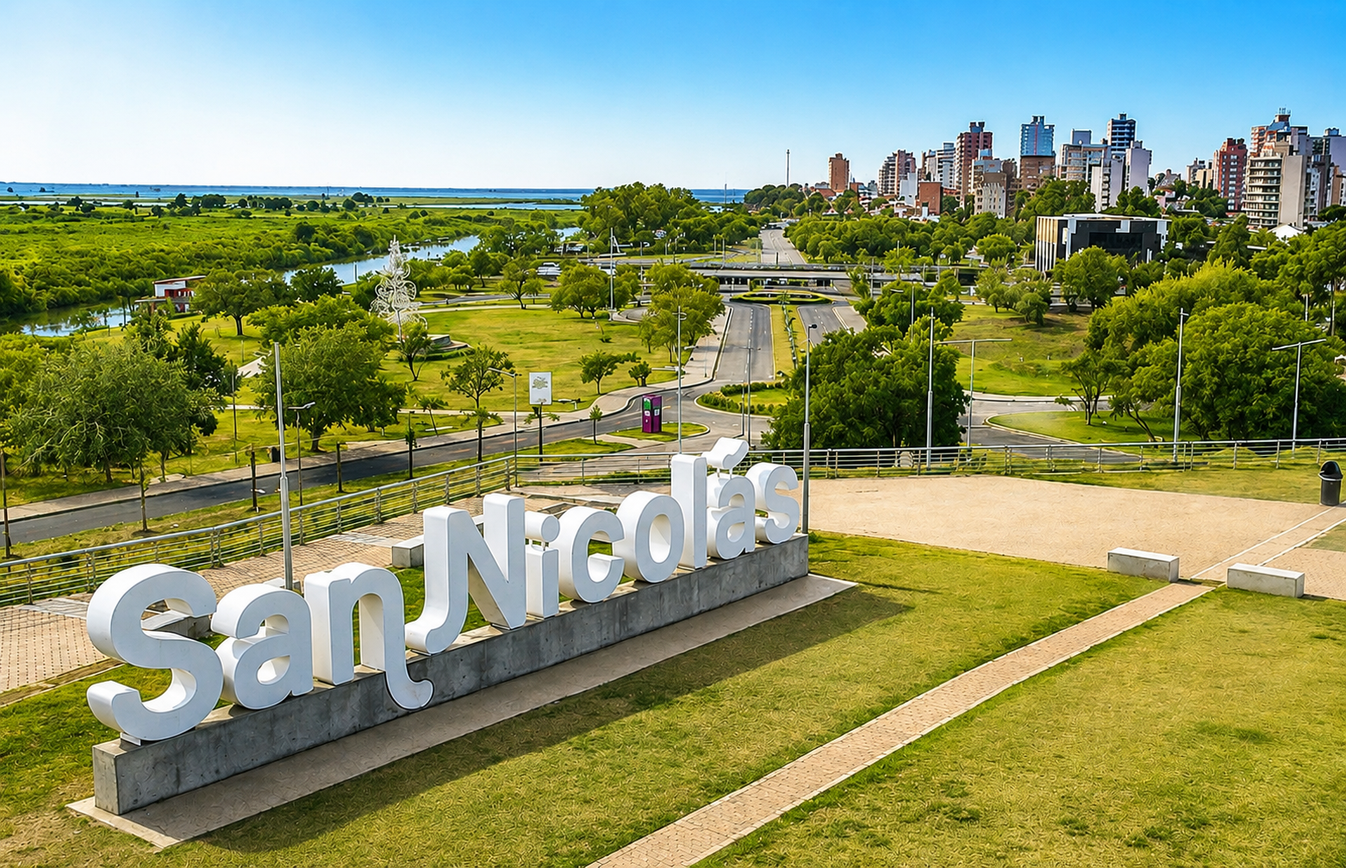
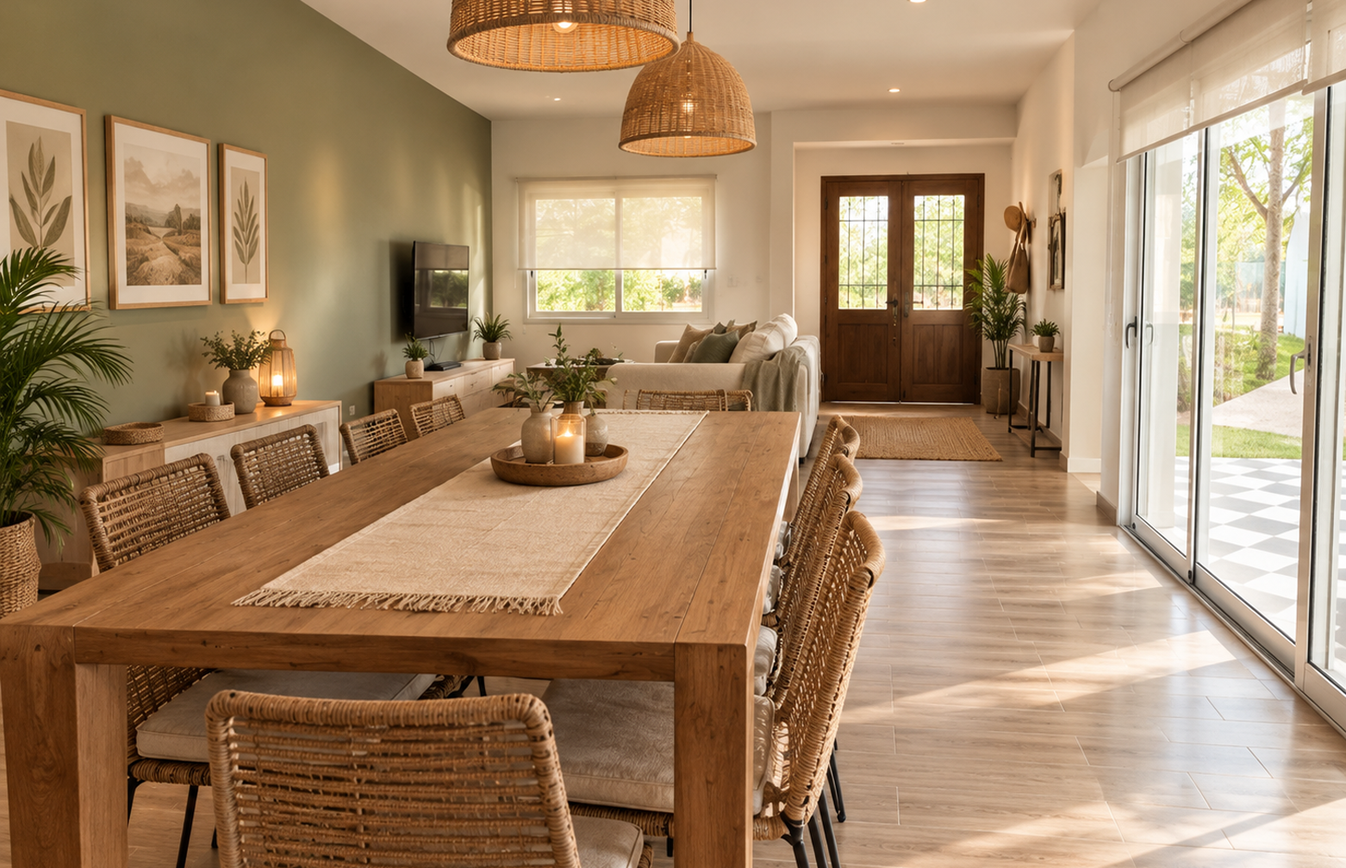
Revision of a layered 1346×868 image; what changed, layer by layer:
showed "Capa 1" over (0, 0, 1346, 868)
hid "Fondo" over (0, 0, 1346, 868)
